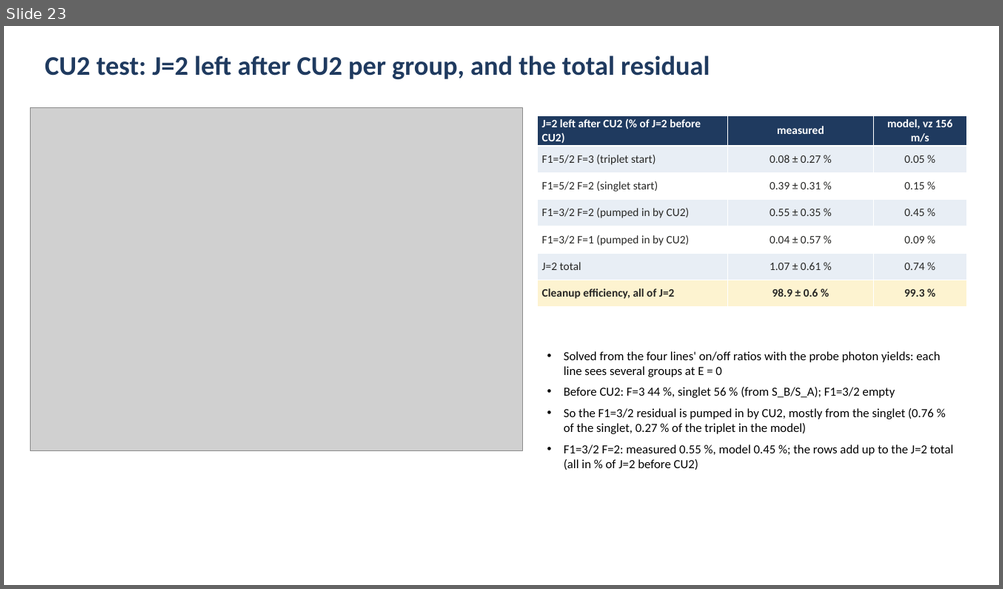
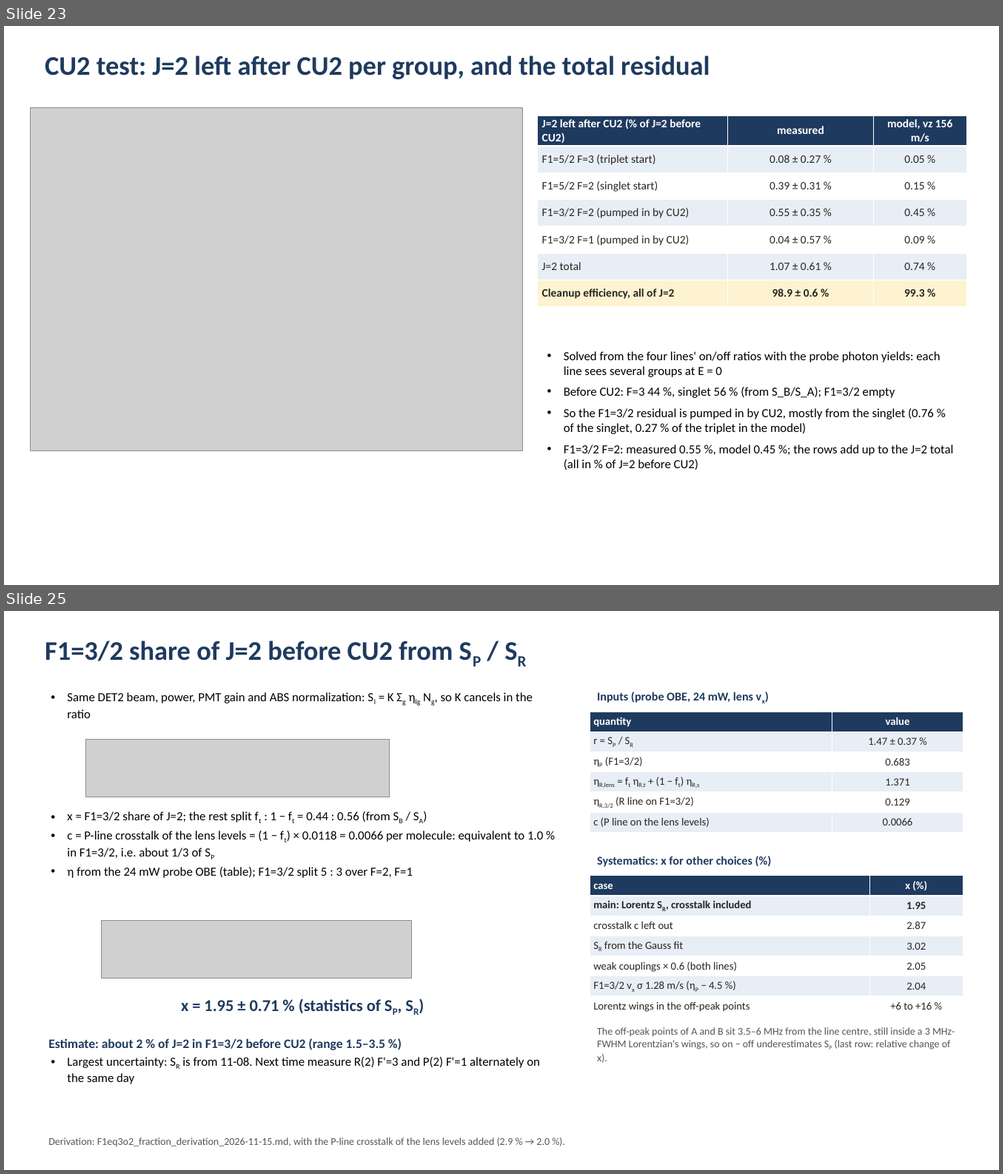
Before and after one commit to yyhshdu1/CeNTREX_state_cleanup_new, a slide deck: CU2_state_cleanup_group_meeting_2026-11-04.pptx. Shown one above the other, each under a label of ours: slide 23 before the commit, slides 23 and 25 after it; the slides between them are not shown. The pictures are 1003x589 and 1003x1174 pixels, drawn with LibreOffice and Linux fonts; fonts in the diff are those of the drawing; grey boxes stand for pictures. Boxes give left, top, right and bottom in pixels: in the first picture for what was removed or moved away, otherwise in the second. Text is boxed around its words. In the diff, an @@ line names an element or a change of style, - is before the commit and + after.

```diff
--- a/CU2_state_cleanup_group_meeting_2026-11-04.pptx
+++ b/CU2_state_cleanup_group_meeting_2026-11-04.pptx
@@ slide 25 added at (4,611,999,1170), background #FFFFFF @@
@@ text added at (45,641,452,661), 26 pt, text #1F3A5F, bold @@
+F1=3/2 share of J=2 before CU2 from SP / SR
@@ text added at (67,692,532,718), 12 pt, text #000000 @@
+• Same DET2 beam, power, PMT gain and ABS normalization: Sl = K Σg ηlg Ng, so K cancels in the ratio
@@ text added at (597,692,753,703), 11.5 pt, text #1F3A5F, bold @@
+Inputs (probe OBE, 24 mW, lens vx)
@@ table added at (589,712,963,832), 6 rows, 2 columns @@
+quantity | value
+r = SP / SR | 1.47 ± 0.37 %
+ηP (F1=3/2) | 0.683
+ηR,lens = ft ηR,t + (1 − ft) ηR,s | 1.371
+ηR,3/2 (R line on F1=3/2) | 0.129
+c (P line on the lens levels) | 0.0066
@@ picture added at (86,739,390,797) @@
@@ text added at (67,812,543,878), 12 pt, text #000000 @@
+• x = F1=3/2 share of J=2; the rest split ft : 1 − ft = 0.44 : 0.56 (from SB / SA)
+• c = P-line crosstalk of the lens levels = (1 − ft) × 0.0118 = 0.0066 per molecule: equivalent to 1.0 % in F1=3/2, i.e. about 1/3 of SP
+• η from the 24 mW probe OBE (table); F1=3/2 split 5 : 3 over F=2, F=1
@@ table added at (589,876,963,1017), 7 rows, 2 columns @@
+case | x (%)
+main: Lorentz SR, crosstalk included | 1.95
+crosstalk c left out | 2.87
+SR from the Gauss fit | 3.02
+weak couplings × 0.6 (both lines) | 2.05
+F1=3/2 vx σ 1.28 m/s (ηP − 4.5 %) | 2.04
+Lorentz wings in the off-peak points | +6 to +16 %
@@ text added at (597,856,752,867), 11.5 pt, text #1F3A5F, bold @@
+Systematics: x for other choices (%)
@@ picture added at (101,920,412,979) @@
@@ text added at (181,999,381,1014), 16 pt, text #1F3A5F, bold @@
+x = 1.95 ± 0.71 % (statistics of SP, SR)
@@ text added at (597,1028,954,1063), 10 pt, text #555555 @@
+The off-peak points of A and B sit 3.5–6 MHz from the line centre, still inside a 3 MHz-FWHM Lorentzian's wings, so on − off underestimates SP (last row: relative change of x).
@@ text added at (48,1039,540,1085), 12 pt, text #000000 @@
+Estimate: about 2 % of J=2 in F1=3/2 before CU2 (range 1.5–3.5 %)
+• Largest uncertainty: SR is from 11-08. Next time measure R(2) F'=3 and P(2) F'=1 alternately on the same day
@@ text added at (48,1138,549,1147), 10 pt, text #555555 @@
+Derivation: F1eq3o2_fraction_derivation_2026-11-15.md, with the P-line crosstalk of the lens levels added (2.9 % → 2.0 %).
```
Also in this commit, not shown: 4 other slides added.
